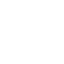
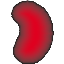
Two versions of the same layered image (64×64). Layer-by-layer changes:
renamed "B" to "Pasted Layer", painted on it over [11, 0, 54, 64]
